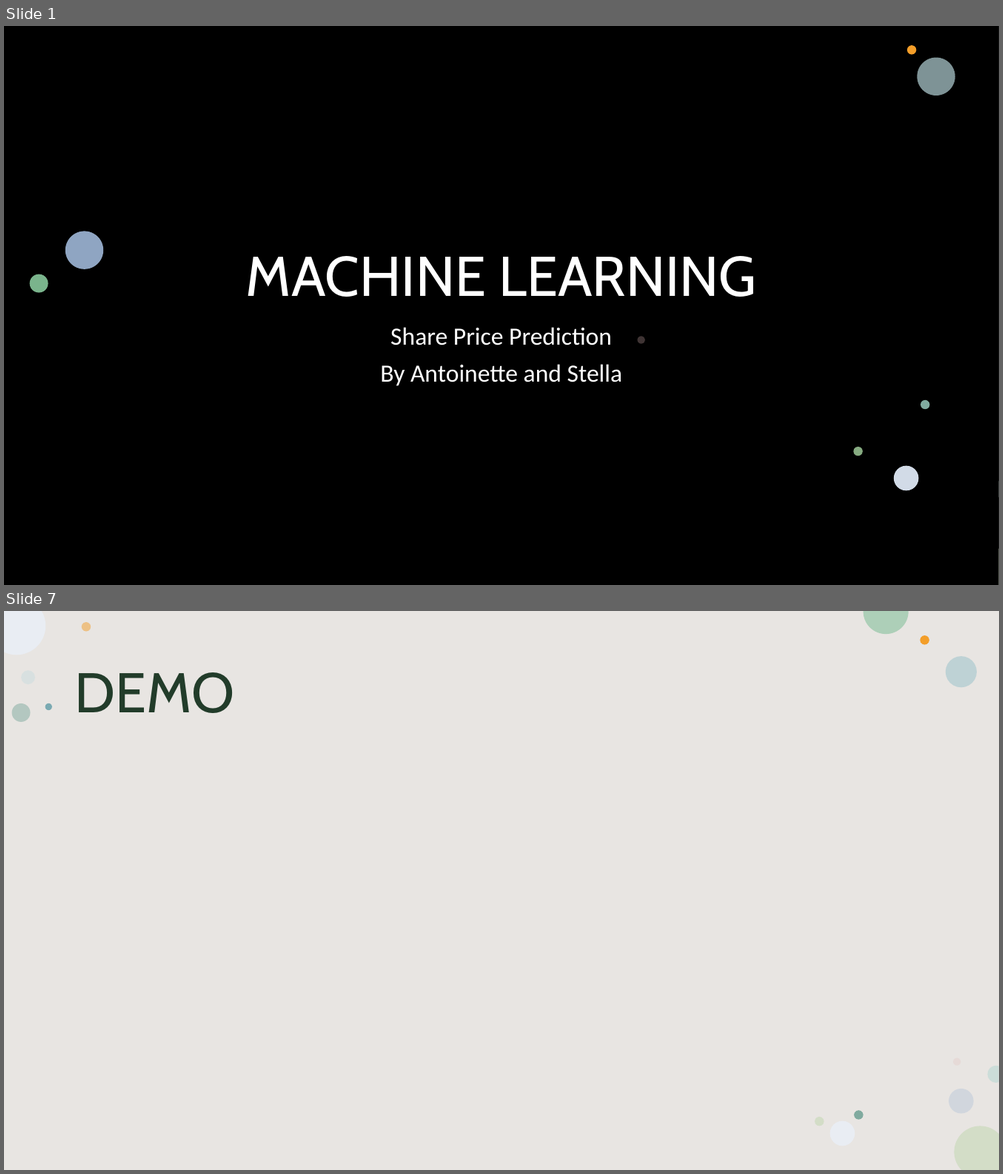
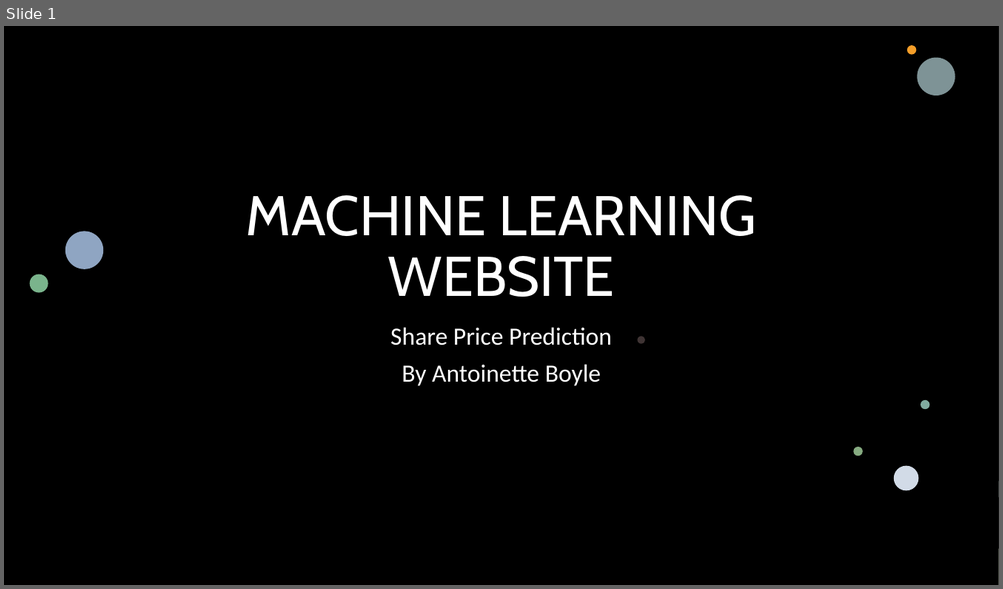
Before and after one commit to antoinetteboyle/Demystifying-ML, a slide deck: MACHINE LEARNING.pptx. Shown one above the other, each under a label of ours: slides 1 and 7 before the commit, slide 1 after it; the slides between them are not shown. The pictures are 1003x1174 and 1003x589 pixels, drawn with LibreOffice and Linux fonts; fonts in the diff are those of the drawing; background and template pictures are left out; a plain dark background stands for a picture behind light text. Boxes give left, top, right and bottom in pixels: in the first picture for what was removed or moved away, otherwise in the second. Text is boxed around its words. In the diff, an @@ line names an element or a change of style, - is before the commit and + after.

Commit message:
latest updates to website

```diff
--- a/MACHINE LEARNING.pptx
+++ b/MACHINE LEARNING.pptx
@@ slide 7 removed at <box>4,611,999,1170</box>, background #FFFFFF; not listed: 4 template elements that a slide beside it also shows @@
@@ rectangle removed at <box>4,611,999,1170</box> @@
@@ title removed at <box>75,672,235,713</box> @@
-DEMO
@@ group removed at <box>11,622,977,1146</box>: 11 ellipses @@
@@ slide 1 changed as well @@
@@ title at <box>246,195,756,297</box>: text changed @@
-MACHINE LEARNING
+MACHINE LEARNING
+WEBSITE
@@ subtitle at <box>401,364,600,386</box>: text changed @@
-By Antoinette and Stella
+By Antoinette Boyle
```
Also in this commit, not shown: 4 other slides changed, 2 slides added, 2 other slides removed, 58 other files.
